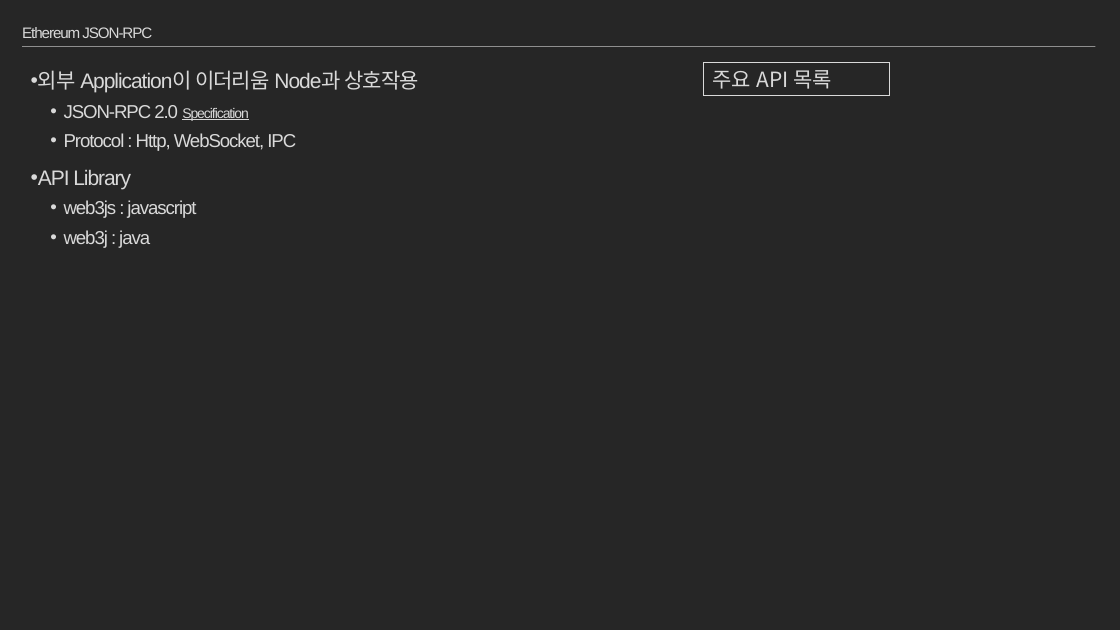
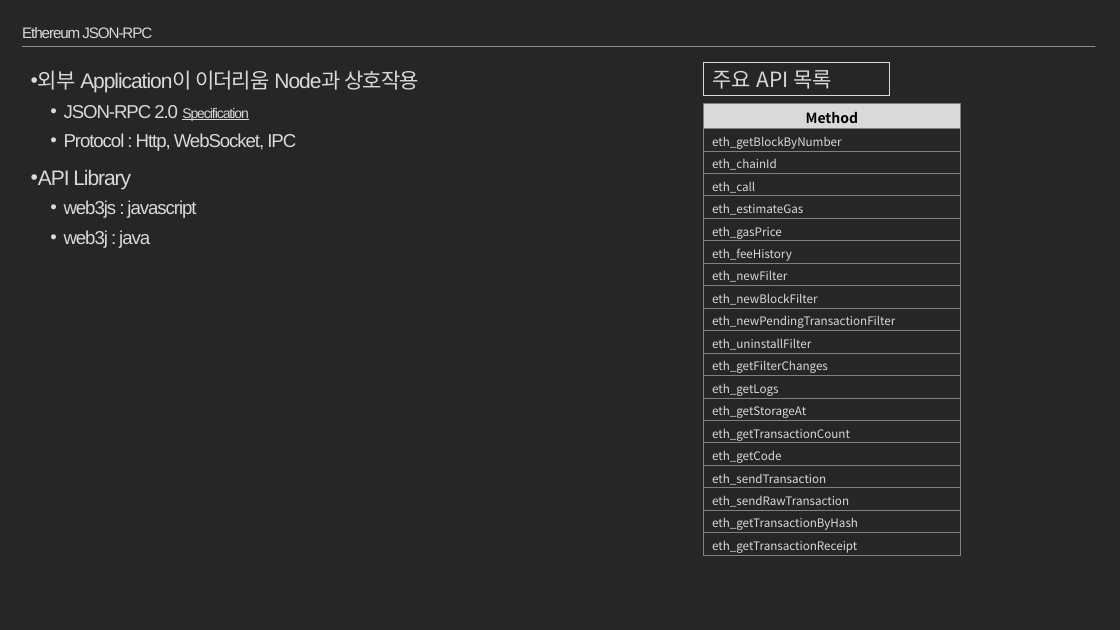
Before and after one commit to moss0801/blockchain-doc, a slide deck: slide 34 of General/Blockchain Part2.pptx (slide 31 before the commit). Drawn at 1120x630 pixels with LibreOffice and Linux fonts; fonts in the diff are those of the drawing. Boxes give left, top, right and bottom in pixels: in the first picture for what was removed or moved away, otherwise in the second. Text is boxed around its words. In the diff, an @@ line names an element or a change of style, - is before the commit and + after.

Commit message:
add ethereum prcie, gasFeehistory, blockchain part2 flow , solidity, metamask, token bytecode, token abi gasPrice hisotry

```diff
--- a/General/Blockchain Part2.pptx
+++ b/General/Blockchain Part2.pptx
@@ table added at (704, 103, 960, 557), 20 rows, 1 columns @@
+Method
+eth_getBlockByNumber
+eth_chainId
+eth_call
+eth_estimateGas
+eth_gasPrice
+eth_feeHistory
+eth_newFilter
+eth_newBlockFilter
+eth_newPendingTransactionFilter
+eth_uninstallFilter
+eth_getFilterChanges
+eth_getLogs
+eth_getStorageAt
+eth_getTransactionCount
+eth_getCode
+eth_sendTransaction
+eth_sendRawTransaction
+eth_getTransactionByHash
+eth_getTransactionReceipt
```
Also in this commit, not shown: 17 other slides changed, 15 slides added, 10 slides removed, 2 other files.
